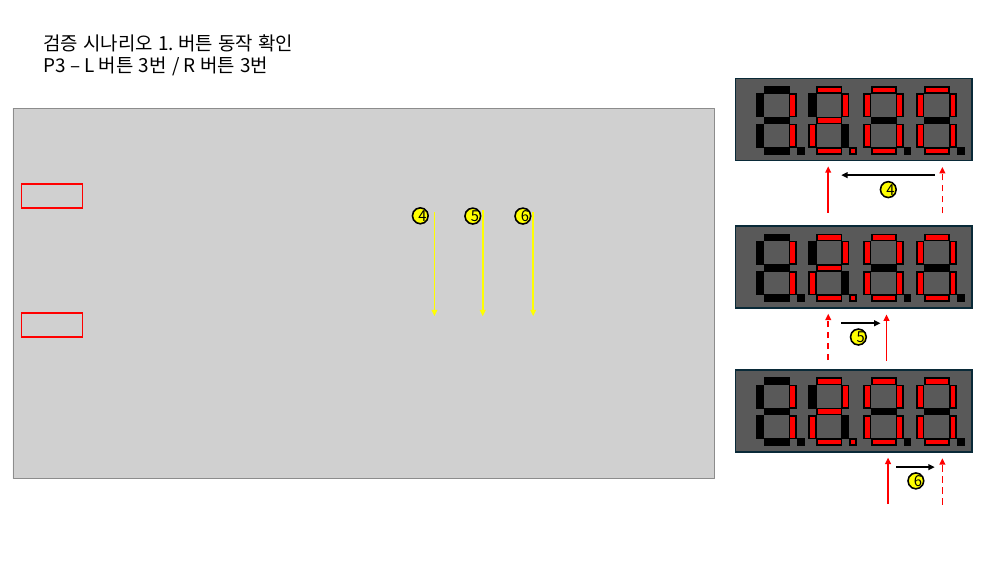
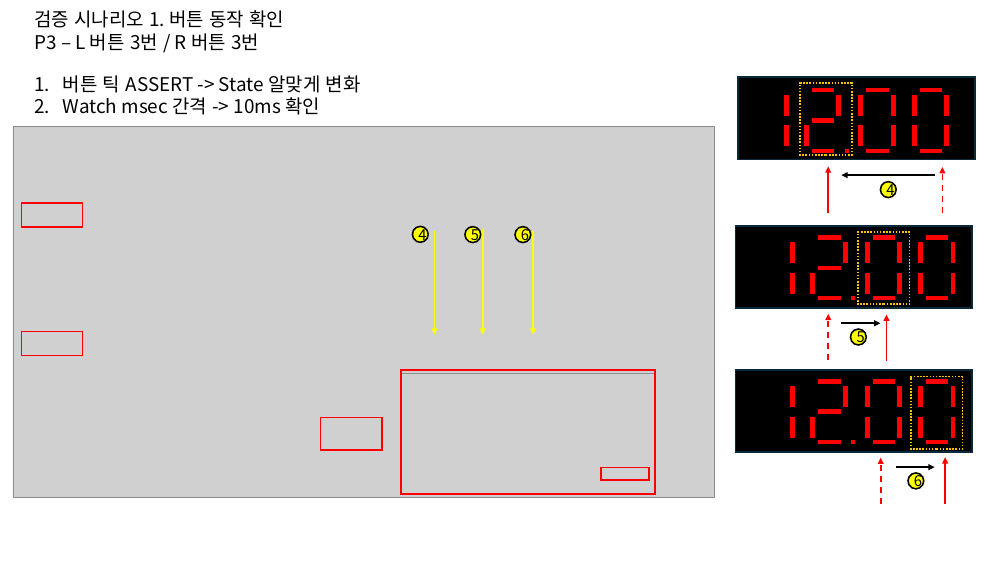
Before and after one commit to kimsacademy1234-max/BEST_Stop_watch_project, a slide deck: slide 7 of ahnsung/watch_verification.pptx. Drawn at 1008x567 pixels with LibreOffice and Linux fonts; fonts in the diff are those of the drawing; grey boxes stand for pictures. Boxes give left, top, right and bottom in pixels: in the first picture for what was removed or moved away, otherwise in the second. Text is boxed around its words. In the diff, an @@ line names an element or a change of style, - is before the commit and + after.

```diff
--- a/ahnsung/watch_verification.pptx
+++ b/ahnsung/watch_verification.pptx
@@ text "검증 시나리오 1. 버튼 동작 ...": place and size @@
-text "검증 시나리오 1. 버튼 동작 ..." at [43,34,293,74]
+text "검증 시나리오 1. 버튼 동작 ..." at [34,10,284,51]
@@ text added at [63,75,361,115], 18 pt, text #000000 @@
+1. 버튼 틱 ASSERT -> State 알맞게 변화
+2. Watch msec 간격 -> 10ms 확인
@@ fill #595959 to #000000 in 3 elements at [736,226,972,309], [736,370,972,452], [739,77,975,160] @@
@@ rectangle added at [801,82,852,155], outline #FFC000 1.5 pt dashed @@
@@ 32 rectangles: place and size @@
-32 rectangles at [757,87,964,154]
+32 rectangles at [751,87,958,154]
@@ rectangle added at [858,232,910,305], outline #FFC000 1.5 pt dashed @@
@@ 3 ellipses, 3 arrows, 2 rectangles, 1 picture: place and size @@
-3 ellipses, 3 arrows, 2 rectangles, 1 picture at [13,108,715,479]
+3 ellipses, 3 arrows, 2 rectangles, 1 picture at [13,127,715,498]
@@ picture added at [400,374,655,494] @@
@@ rectangle added at [401,371,655,495], outline #FF0000 1.5 pt @@
@@ rectangle added at [911,377,963,449], outline #FFC000 1.5 pt dashed @@
@@ rectangle added at [321,418,382,451], outline #FF0000 1.5 pt @@
@@ rectangle added at [601,468,649,481], outline #FF0000 1.5 pt @@
@@ arrow moved from (943, 505) - (943, 458) to (881, 504) - (881, 458) @@
@@ arrow moved from (889, 504) - (889, 458) to (945, 504) - (945, 457) @@
```
Also in this commit, not shown: 10 other slides changed, 2 slides added, 2 slides removed, 6 other files.
